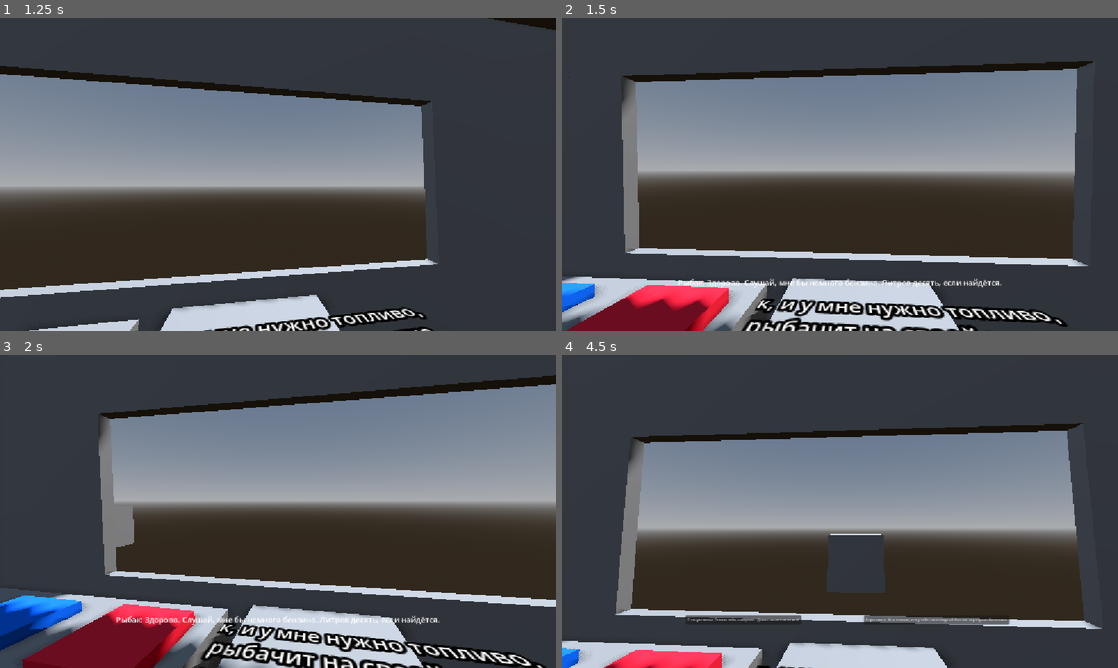
Above: before the commit, frames 1-4 (two rows, left to right).
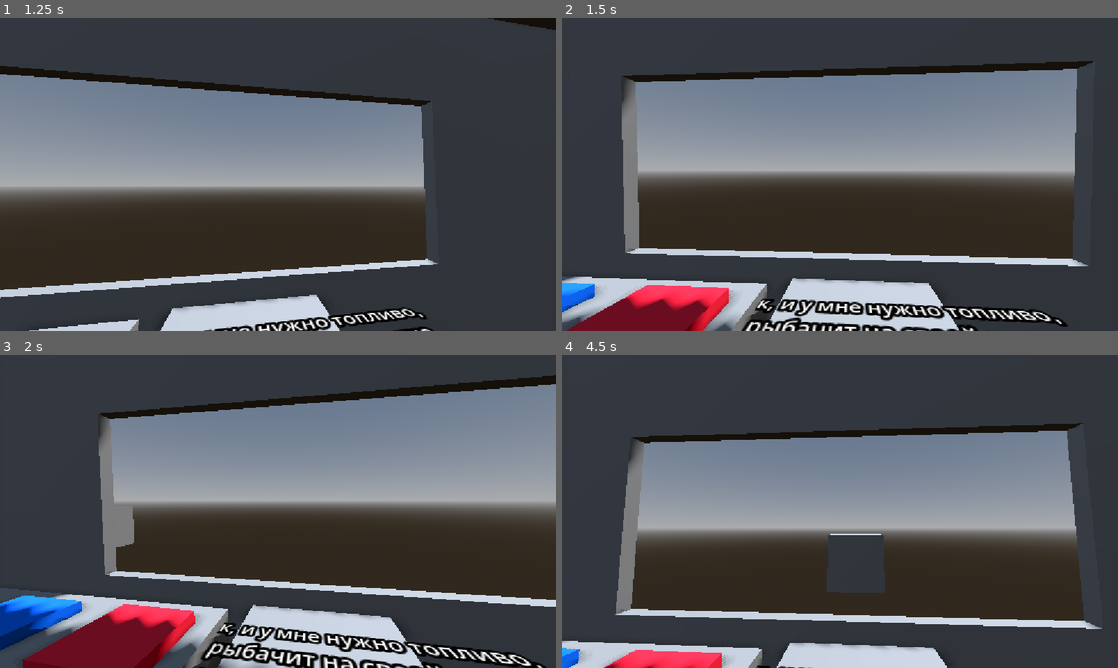
Above: after the commit, the same moments.

Repository: RolicsVin/AZS
Game: Godot game, scene res://scenes/game.tscn
The game is run twice, just before and just after one commit, with the same random seed, the same clock (stepped at 60 frames per second) and the same inputs.
Inputs (mouse positions are in pixels of both pictures, inside the frame that each line leads up to):
- Up to frame 1 (1.25 s): tap Enter (ui_accept) at 0.5, 0.77 s; move the mouse to (400, 158) at 0.52 s; hold Right (ui_right) from 0.53 s (still down); click (400, 158) at 0.6 s
- Up to frame 2 (1.5 s): move the mouse to (728, 190) at 1.27 s; release Right (ui_right) at 1.28 s; hold Down (ui_down) from 1.28 s (still down); click (728, 190) at 1.35 s
- Up to frame 3 (2 s): keep holding Down (ui_down); tap Enter (ui_accept) at 1.52 s
- Up to frame 4 (4.5 s): move the mouse to (895, 442) at 2.02 s; release Down (ui_down) at 2.03 s; hold Right (ui_right) 2.03-2.78 s; click (895, 442) at 2.1 s; move the mouse to (812, 574) at 2.77 s; hold Up (ui_up) 2.78-3.53 s; click (812, 574) at 2.85 s; tap Enter (ui_accept) at 3.02, 3.77 s; move the mouse to (1006, 558) at 3.52 s; hold Left (ui_left) from 3.53 s (still down); click (1006, 558) at 3.6 s; move the mouse to (673, 464) at 4.27 s; click (673, 464) at 4.35 s

Frame 1 is identical in both runs. In frame 2, 0.5% of the frame differs, in the area x 20-80%, y 83-87%; in frame 3, 0.5%; in frame 4, 0.9%, in the area x 22-81%, y 83-87%.
Error after the commit: Parse Error: Could not find type "ChoiceVisual" in the current scope. (res://scenes/dialog.gd:5)

Commit message:
Coisevisual

Diff:
--- /dev/null
+++ b/scenes/choise_visual.gd
@@ -0,0 +1,15 @@
+extends Control
+
+@onready var chooser: Control = $Chooser
+
+func _ready() -> void:
+	hide()
+
+func _process(_delta: float) -> void:
+	if not visible:
+		return
+
+	var mouse = get_global_mouse_position()
+	var direction = mouse - chooser.global_position
+
+	chooser.rotation = direction.angle()
--- a/scenes/dialog.gd
+++ b/scenes/dialog.gd
@@ -1,22 +1,41 @@
-## Скрипт для диалогов между персонажами.
+
 extends Control
 
 @export var container: CircularContainer
-@export var button: PackedScene
+@export var choice_visual: ChoiceVisual
+
+@export_category("Настройки выбора")
+@export var choice_font_size: int = 8
+@export var selected_color: Color = Color.YELLOW
+@export var normal_color: Color = Color.WHITE
 
 var character: Character
 var curent_dialog: LinearDialog
 var id: int = -1 ## Текущий номер реплики
 
 var end: bool = true
+var current_choice: int = 0
+
+
+func _ready() -> void:
+	choice_visual.hide()
+	Input.mouse_mode = Input.MOUSE_MODE_VISIBLE
+
+	if not choice_visual.choice_changed.is_connected(set_choice):
+		choice_visual.choice_changed.connect(set_choice)
 
 
 func start_dialog(target_character: Character) -> void:
 	if not end or target_character.dialog_end:
 		return
+
 	end = false
 	target_character.dialog_end = true
 	character = target_character
+
+	choice_visual.hide()
+	Input.mouse_mode = Input.MOUSE_MODE_VISIBLE
+
 	show()
 	get_parent().show()
 	play(character.start_dialog)
@@ -24,12 +43,13 @@
 
 func _process(_delta: float) -> void:
 	if Input.is_action_just_pressed("left_mouse"):
-		if not curent_dialog or not curent_dialog.replicas:
-			return
-		next()
+		if choice_visual.visible:
+			confirm_choice()
+		elif curent_dialog and curent_dialog.replicas:
+			next()
 
 
-func play(dialog_name: String) -> void: ## Запустить диалог по имени
+func play(dialog_name: String) -> void:
 	var dialog := _find_dialog(dialog_name)
 
 	if not dialog:
@@ -37,22 +57,22 @@
 		return
 
 	clear_choises()
+	choice_visual.hide()
+	Input.mouse_mode = Input.MOUSE_MODE_VISIBLE
+
 	id = -1
-
 	curent_dialog = dialog
 
 
-func next() -> void: ## Показать следующую реплику
+func next() -> void:
 	if not curent_dialog:
 		return
 
 	id += 1
+
 	if id >= curent_dialog.replicas.size():
 		var choise_name := curent_dialog.next_choise
 		$Label.text = ""
-
-		if not curent_dialog.next_choise: # Защита от ложного срабатывания
-			end = true
 
 		show_choises(choise_name)
 		curent_dialog = null
@@ -69,6 +89,7 @@
 		return
 
 	var choise := _find_choise(choise_name)
+
 	if not choise:
 		push_error("Выбор с именем '%s' не найден у персонажа." % choise_name)
 		_finish_dialog()
@@ -78,12 +99,57 @@
 		_finish_dialog()
 		return
 
+	current_choice = 0
+
 	for answer_text in choise.choises:
-		var choice_button := button.instantiate()
-		choice_button.text = answer_text
-		choice_button.dialog_name = choise.choises[answer_text]
-		choice_button.choised.connect(play)
-		container.add_child(choice_button)
+		var choice_label := Label.new()
+
+		choice_label.text = answer_text
+		choice_label.add_theme_font_size_override("font_size", choice_font_size)
+		choice_label.set_meta("dialog_name", choise.choises[answer_text])
+
+		container.add_child(choice_label)
+
+	update_choice_visual()
+
+	choice_visual.reset_choice()
+	choice_visual.show()
+	Input.mouse_mode = Input.MOUSE_MODE_HIDDEN
+
+
+func confirm_choice() -> void:
+	var children = container.get_children()
+
+	if current_choice < 0 or current_choice >= children.size():
+		return
+
+	var selected_label = children[current_choice]
+	var dialog_name: String = selected_label.get_meta("dialog_name")
+
+	choice_visual.hide()
+	Input.mouse_mode = Input.MOUSE_MODE_VISIBLE
+
+	play(dialog_name)
+
+
+func set_choice(choice_index: int) -> void:
+	if choice_index < 0 or choice_index >= container.get_child_count():
+		return
+
+	current_choice = choice_index
+	update_choice_visual()
+
+
+func update_choice_visual() -> void:
+	var children = container.get_children()
+
+	for i in range(children.size()):
+		var label = children[i]
+
+		if i == current_choice:
+			label.modulate = selected_color
+		else:
+			label.modulate = normal_color
 
 
 func _finish_dialog() -> void:
@@ -91,7 +157,10 @@
 	clear_choises()
 	$Label.text = ""
 
-	# Вызываем общий выход из интерфейса и возвращаем управление игроку.
+	choice_visual.hide()
+	Input.mouse_mode = Input.MOUSE_MODE_VISIBLE
+
+	end = true
 	get_parent().get_parent().player_continue()
 
 
@@ -109,6 +178,7 @@
 	return null
 
 
-func clear_choises() -> void: ## Очистить список вариантов ответа
+func clear_choises() -> void:
 	for child in container.get_children():
+		container.remove_child(child)
 		child.queue_free()
--- a/scenes/game.tscn
+++ b/scenes/game.tscn
@@ -10,8 +10,8 @@
 [ext_resource type="Script" uid="uid://bgmdgnweoav8o" path="res://core/classes/gameplay/area_button.gd" id="4_u5sy4"]
 [ext_resource type="Script" uid="uid://sod803kv4dsw" path="res://scenes/camera_3d.gd" id="8_dinhu"]
 [ext_resource type="Script" uid="uid://cuomswlv4mlrx" path="res://scenes/dialog.gd" id="8_gee14"]
-[ext_resource type="PackedScene" uid="uid://t81okwm581ti" path="res://assets/ui/choise_button.tscn" id="11_dinhu"]
 [ext_resource type="Script" uid="uid://ob2eebenxy77" path="res://core/classes/ui/circular_container.gd" id="11_kvpfn"]
+[ext_resource type="Script" uid="uid://dop7dgt2nf2ls" path="res://scenes/choise_visual.gd" id="12_dinhu"]
 
 [sub_resource type="ProceduralSkyMaterial" id="ProceduralSkyMaterial_uwrxv"]
 sky_horizon_color = Color(0.66224277, 0.6717428, 0.6867428, 1)
@@ -421,7 +421,7 @@
 size_flags_horizontal = 3
 size_flags_vertical = 3
 
-[node name="Dialog" type="Control" parent="UI" unique_id=624629380 node_paths=PackedStringArray("container")]
+[node name="Dialog" type="Control" parent="UI" unique_id=624629380 node_paths=PackedStringArray("container", "choice_visual")]
 custom_minimum_size = Vector2(200, 200)
 layout_mode = 1
 anchors_preset = 12
@@ -432,7 +432,10 @@
 grow_vertical = 0
 script = ExtResource("8_gee14")
 container = NodePath("CircularContainer")
-button = ExtResource("11_dinhu")
+choice_visual = NodePath("choise_visual")
+choice_font_size = null
+selected_color = null
+normal_color = null
 
 [node name="CircularContainer" type="Container" parent="UI/Dialog" unique_id=1825434233]
 layout_mode = 1
@@ -455,6 +458,35 @@
 grow_vertical = 2
 horizontal_alignment = 1
 vertical_alignment = 1
+
+[node name="choise_visual" type="Control" parent="UI/Dialog" unique_id=878848836]
+anchors_preset = 0
+anchor_right = 1.0008681
+anchor_bottom = 1.005
+mouse_filter = 1
+script = ExtResource("12_dinhu")
+metadata/_edit_use_anchors_ = true
+
+[node name="Chooser" type="Control" parent="UI/Dialog/choise_visual" unique_id=1664152534]
+layout_mode = 1
+anchors_preset = 8
+anchor_left = 0.5
+anchor_top = 0.5
+anchor_right = 0.5
+anchor_bottom = 0.5
+offset_left = -20.0
+offset_top = -20.0
+offset_right = 20.0
+offset_bottom = 20.0
+grow_horizontal = 2
+grow_vertical = 2
+
+[node name="Panel" type="Panel" parent="UI/Dialog/choise_visual/Chooser" unique_id=575941014]
+layout_mode = 0
+offset_left = 68.5
+offset_top = 1.5
+offset_right = 108.5
+offset_bottom = 41.5
 
 [node name="Label" type="Label" parent="UI" unique_id=1609445190]
 visible = false
Not shown, added: scenes/choise_visual.gd.uid
